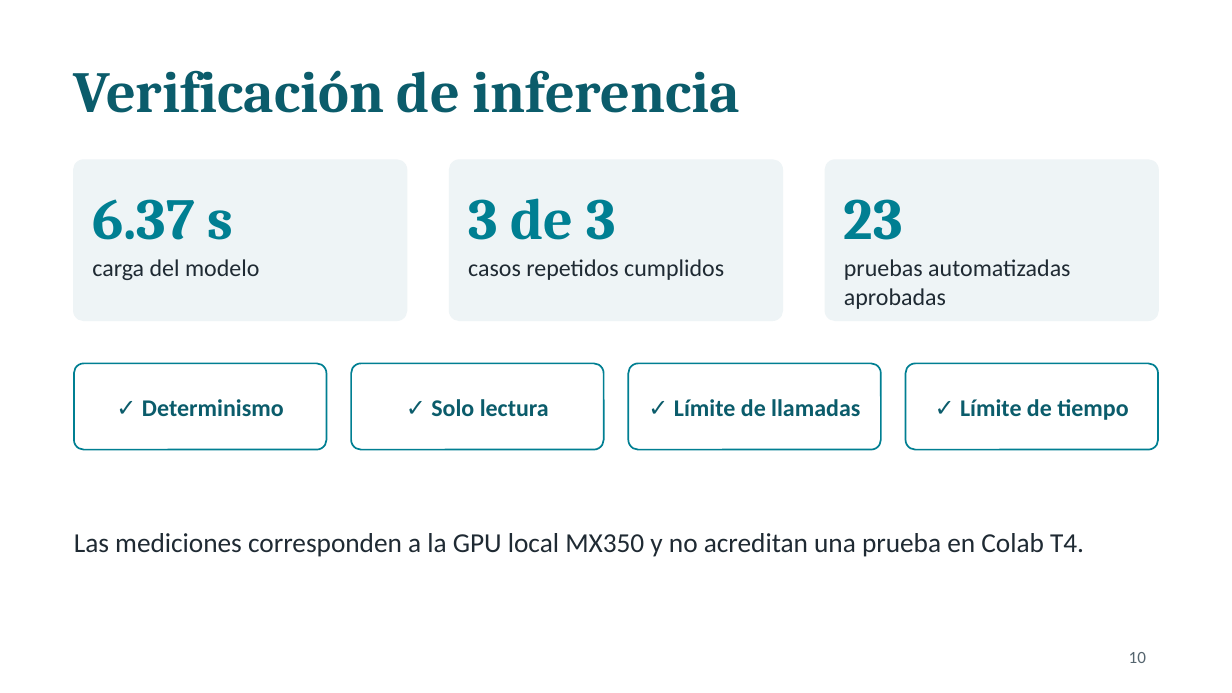
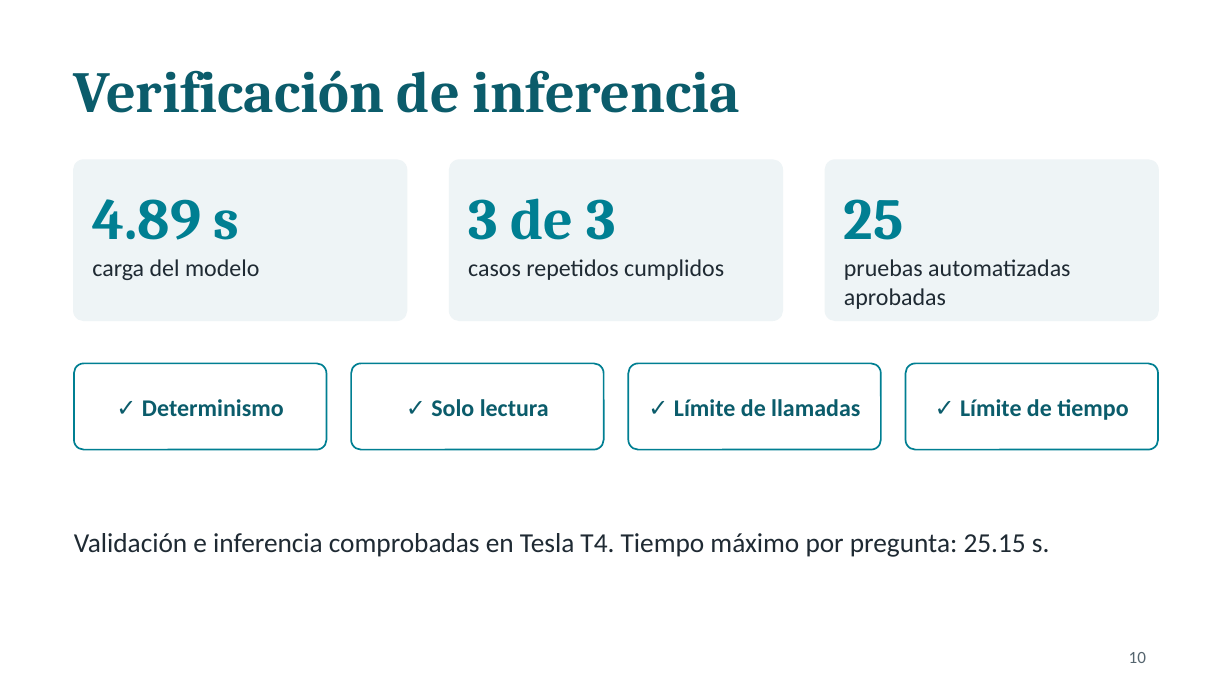
Before and after one commit to Anton17303/Deep-Learning, a slide deck: slide 10 of presentacion_proyecto.pptx. Drawn at 1232x693 pixels with LibreOffice and Linux fonts; fonts in the diff are those of the drawing. Boxes give left, top, right and bottom in pixels: in the first picture for what was removed or moved away, otherwise in the second. Text is boxed around its words. In the diff, an @@ line names an element or a change of style, - is before the commit and + after.

```diff
--- a/presentacion_proyecto.pptx
+++ b/presentacion_proyecto.pptx
@@ text at [92, 199, 240, 240]: text changed @@
-6.37 s
+4.89 s
@@ text at [844, 199, 904, 240]: text changed @@
-23
+25
@@ text at [74, 533, 1050, 557]: text changed @@
-Las mediciones corresponden a la GPU local MX350 y no acreditan una prueba en Colab T4.
+Validación e inferencia comprobadas en Tesla T4. Tiempo máximo por pregunta: 25.15 s.
```
Also in this commit, not shown: 6 other slides changed, 5 other files.
